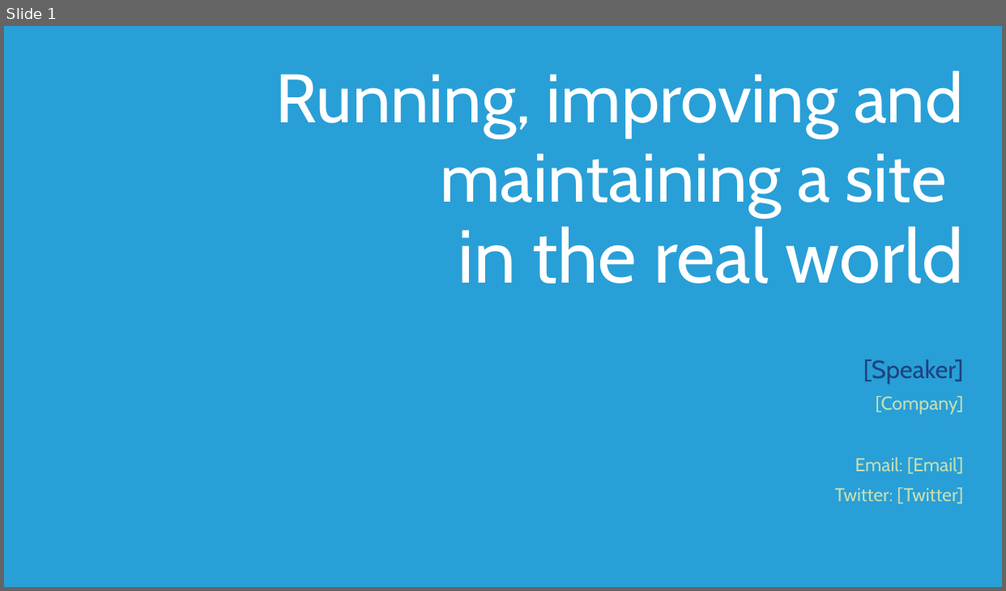
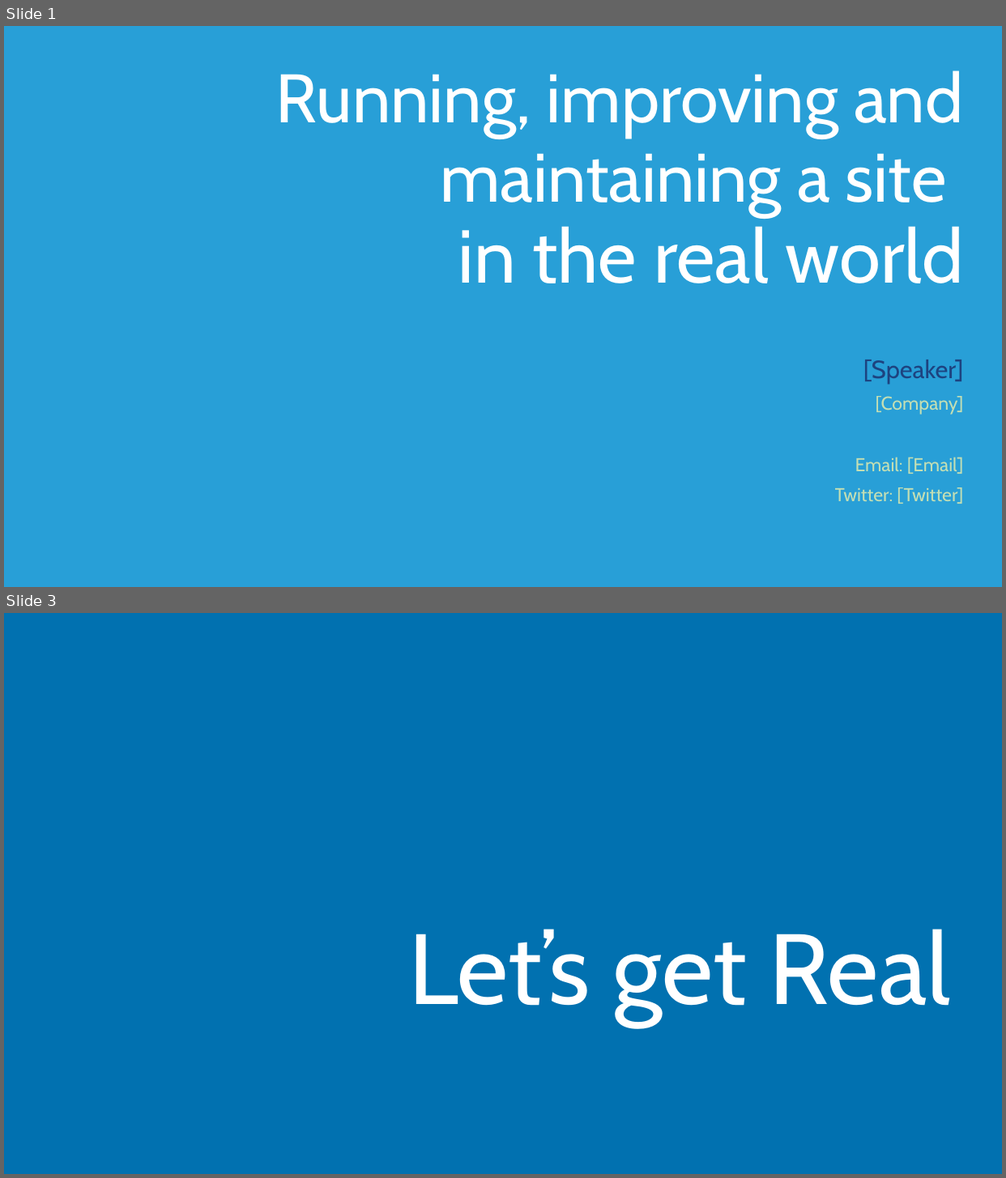
Before and after one commit to Microsoft-Web/DECK-ASPNET-in-Production, a slide deck: 6-ASPNET-in-Production.pptx. Shown one above the other, each under a label of ours: slide 1 before the commit, slides 1 and 3 after it; the slides between them are not shown. The pictures are 1006x591 and 1006x1178 pixels, drawn with LibreOffice and Linux fonts; fonts in the diff are those of the drawing. Boxes give left, top, right and bottom in pixels: in the first picture for what was removed or moved away, otherwise in the second. Text is boxed around its words. In the diff, an @@ line names an element or a change of style, - is before the commit and + after.

```diff
--- a/6-ASPNET-in-Production.pptx
+++ b/6-ASPNET-in-Production.pptx
@@ slide 3 added at (4,613,1002,1174), background #0171B0 @@
@@ title added at (408,929,950,1025), 96 pt, text #FFFFFF @@
+Let’s get Real
```
Also in this commit, not shown: 1 slide changed, 1 other slide added, 8 slides removed, 1 other file.
